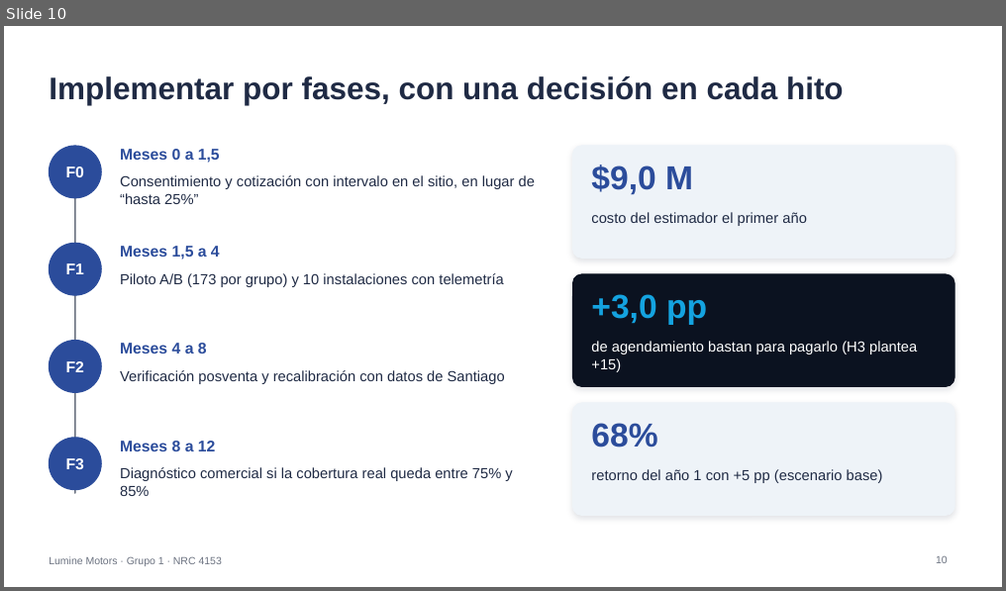
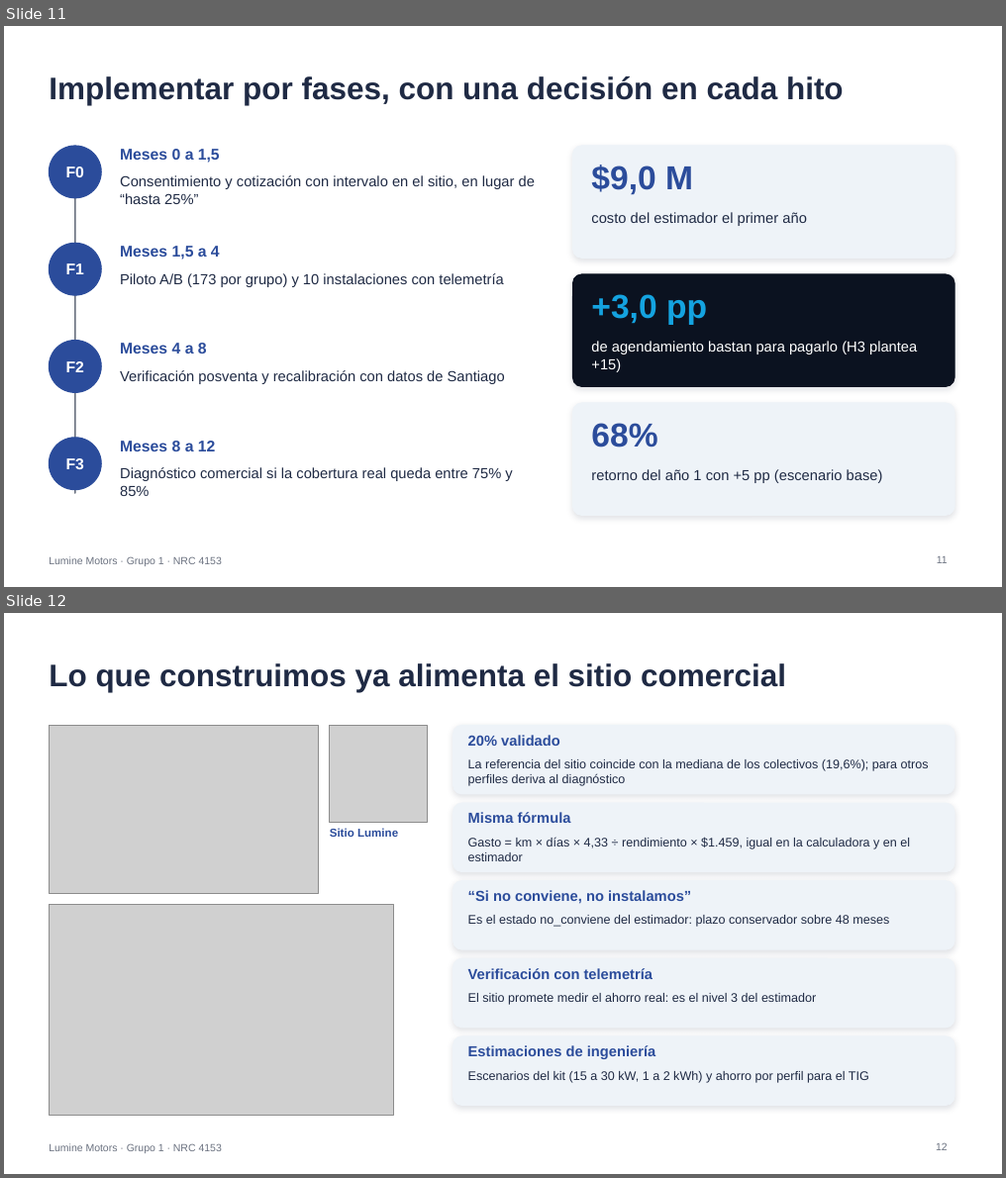
Before and after one commit to diegoaam0109-ux/lumine, a slide deck: entrega5/TIG_IA_Grupo01_LumineMotors_Presentacion.pptx. Shown one above the other, each under a label of ours: slide 10 before the commit, slides 11 and 12 after it. The pictures are 1006x591 and 1006x1178 pixels, drawn with LibreOffice and Linux fonts; fonts in the diff are those of the drawing; grey boxes stand for pictures. Boxes give left, top, right and bottom in pixels: in the first picture for what was removed or moved away, otherwise in the second. Text is boxed around its words. In the diff, an @@ line names an element or a change of style, - is before the commit and + after.

```diff
--- a/entrega5/TIG_IA_Grupo01_LumineMotors_Presentacion.pptx
+++ b/entrega5/TIG_IA_Grupo01_LumineMotors_Presentacion.pptx
@@ slide 12 added at <box>4,613,1002,1174</box>, background #FFFFFF; not listed: 1 template element that a slide beside it also shows @@
@@ title added at <box>49,663,786,692</box>, 30 pt, text #1F2A44, bold @@
+Lo que construimos ya alimenta el sitio comercial
@@ picture added at <box>49,725,319,894</box> @@
@@ picture added at <box>330,725,427,823</box> @@
@@ rounded rectangle added at <box>453,725,954,794</box>, fill #EEF3F8, outline #EEF3F8 1 pt @@
@@ text added at <box>468,735,560,746</box>, 14 pt, text #2B4C9B, bold @@
+20% validado
@@ text added at <box>468,760,929,786</box>, 12 pt, text #1F2A44 @@
+La referencia del sitio coincide con la mediana de los colectivos (19,6%); para otros perfiles deriva al diagnóstico
@@ rounded rectangle added at <box>453,803,954,872</box>, fill #EEF3F8, outline #EEF3F8 1 pt @@
@@ text added at <box>468,812,571,823</box>, 14 pt, text #2B4C9B, bold @@
+Misma fórmula
@@ text added at <box>330,829,398,837</box>, 11 pt, text #2B4C9B, bold @@
+Sitio Lumine
@@ text added at <box>468,837,910,861</box>, 12 pt, text #1F2A44 @@
+Gasto = km × días × 4,33 ÷ rendimiento × $1.459, igual en la calculadora y en el estimador
@@ picture added at <box>49,905,393,1115</box> @@
@@ rounded rectangle added at <box>453,881,954,950</box>, fill #EEF3F8, outline #EEF3F8 1 pt @@
@@ text added at <box>468,890,691,904</box>, 14 pt, text #2B4C9B, bold @@
+“Si no conviene, no instalamos”
@@ text added at <box>468,915,889,927</box>, 12 pt, text #1F2A44 @@
+Es el estado no_conviene del estimador: plazo conservador sobre 48 meses
@@ rounded rectangle added at <box>453,959,954,1028</box>, fill #EEF3F8, outline #EEF3F8 1 pt @@
@@ text added at <box>468,968,653,979</box>, 14 pt, text #2B4C9B, bold @@
+Verificación con telemetría
@@ text added at <box>468,993,816,1005</box>, 12 pt, text #1F2A44 @@
+El sitio promete medir el ahorro real: es el nivel 3 del estimador
@@ rounded rectangle added at <box>453,1037,954,1106</box>, fill #EEF3F8, outline #EEF3F8 1 pt @@
@@ text added at <box>468,1046,655,1059</box>, 14 pt, text #2B4C9B, bold @@
+Estimaciones de ingeniería
@@ text added at <box>468,1071,869,1083</box>, 12 pt, text #1F2A44 @@
+Escenarios del kit (15 a 30 kW, 1 a 2 kWh) y ahorro por perfil para el TIG
@@ page number added at <box>936,1143,947,1151</box>, 10 pt, text #6B7280 @@
+12
@@ what was slide 10 is now slide 11 @@
@@ page number at <box>937,557,947,564</box>: text changed @@
-10
+11
```
Also in this commit, not shown: 2 slides changed, 1 other slide added, 16 other files.
